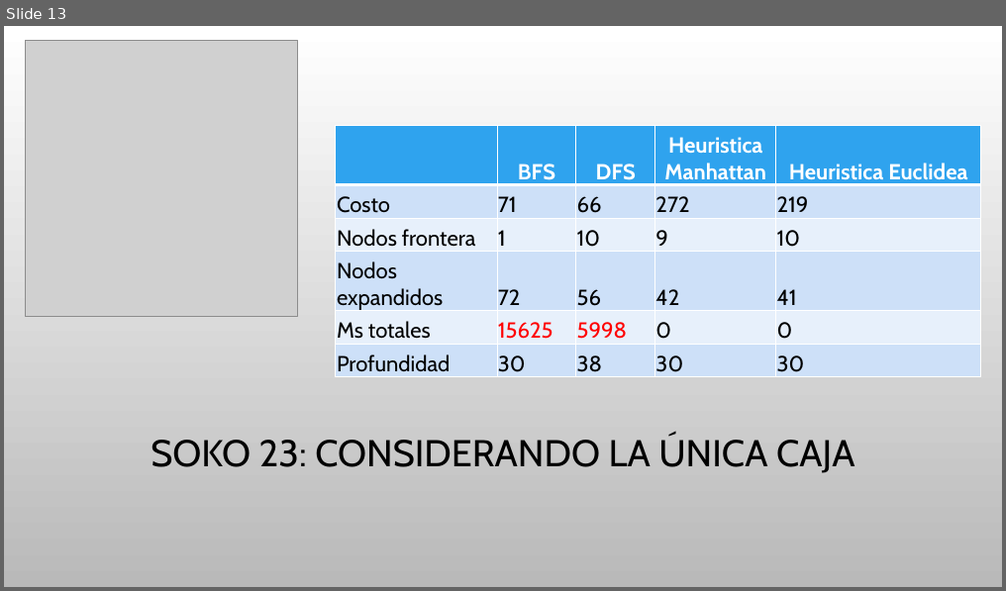
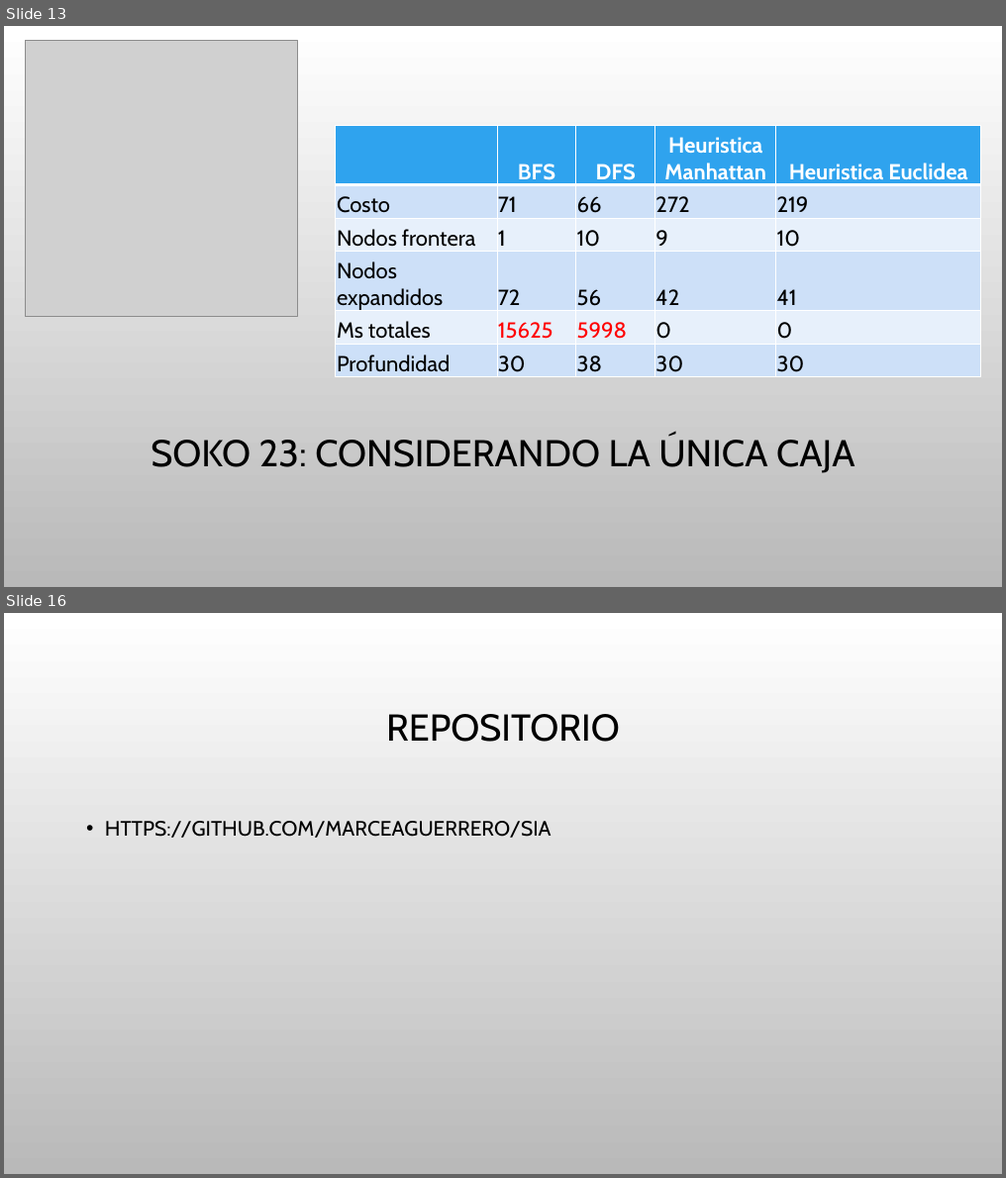
Before and after one commit to marceaguerrero/sia, a slide deck: TP 1/TP 1.pptx. Shown one above the other, each under a label of ours: slide 13 before the commit, slides 13 and 16 after it; the slides between them are not shown. The pictures are 1006x591 and 1006x1178 pixels, drawn with LibreOffice and Linux fonts; fonts in the diff are those of the drawing; grey boxes stand for pictures; background and template pictures are left out. Boxes give left, top, right and bottom in pixels: in the first picture for what was removed or moved away, otherwise in the second. Text is boxed around its words. In the diff, an @@ line names an element or a change of style, - is before the commit and + after.

```diff
--- a/TP 1/TP 1.pptx
+++ b/TP 1/TP 1.pptx
@@ slide 16 added at (4,613,1002,1174), background picture (left out) @@
@@ title added at (386,714,620,742), 36 pt, text #000000 @@
+REPOSITORIO
@@ text added at (105,821,551,838), 20 pt, text #000000 @@
+• HTTPS://GITHUB.COM/MARCEAGUERRERO/SIA
```
Also in this commit, not shown: 2 other slides added.
